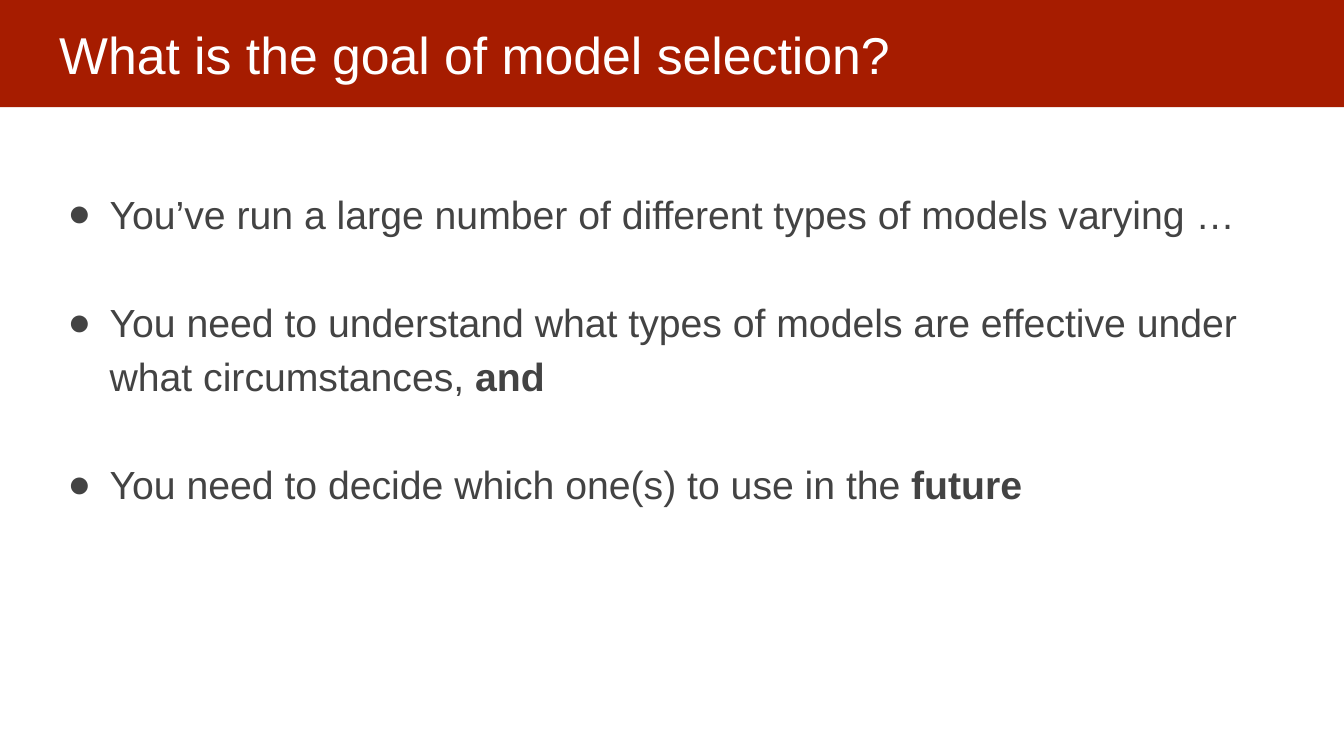
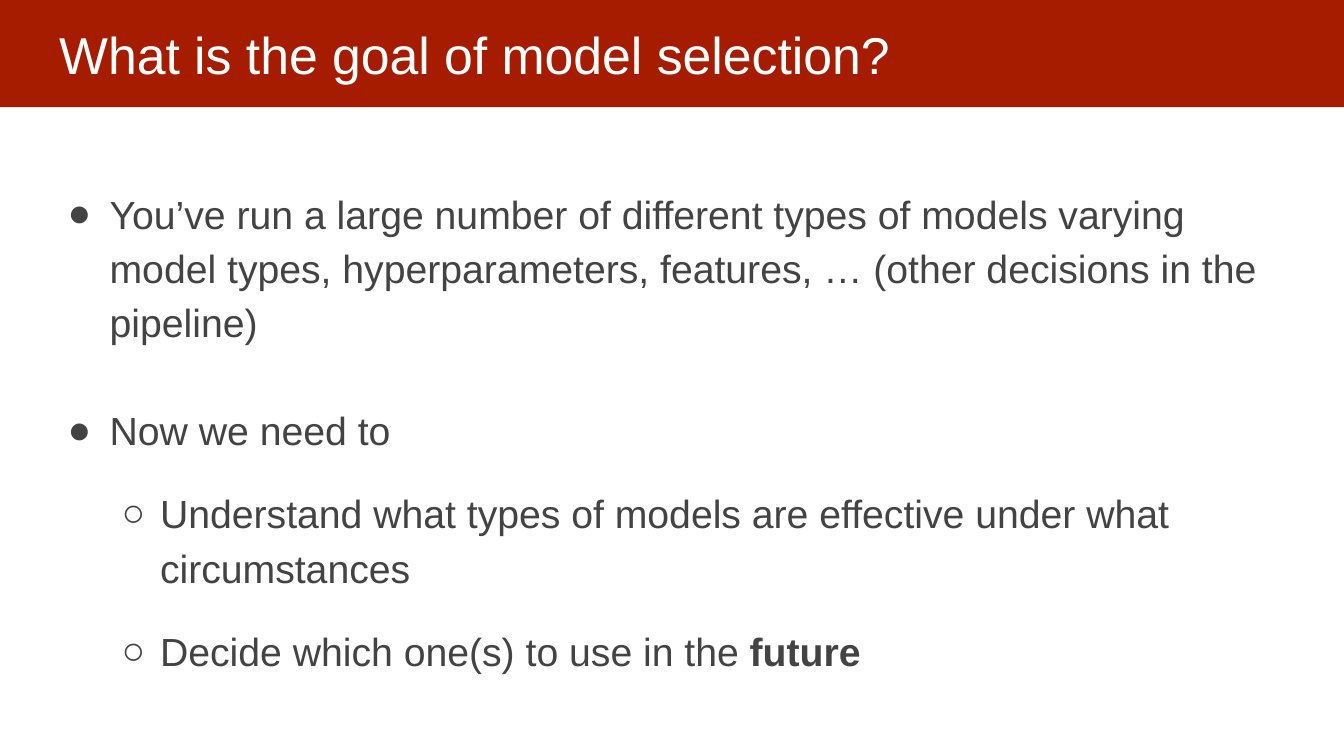
Before and after one commit to dssg/MLinPractice, a slide deck: slide 7 of Lectures/Lecture5-ModelSelection.pptx. Drawn at 1344x756 pixels with LibreOffice and Linux fonts; fonts in the diff are those of the drawing. Boxes give left, top, right and bottom in pixels: in the first picture for what was removed or moved away, otherwise in the second. Text is boxed around its words. In the diff, an @@ line names an element or a change of style, - is before the commit and + after.

Commit message:
updated model selection

```diff
--- a/Lectures/Lecture5-ModelSelection.pptx
+++ b/Lectures/Lecture5-ModelSelection.pptx
@@ text at <box>110,200,1256,674</box>: text changed @@
-● You’ve run a large number of different types of models varying …
-● You need to understand what types of models are effective under what circumstances, and
-● You need to decide which one(s) to use in the future
+● You’ve run a large number of different types of models varying model types, hyperparameters, features, … (other decisions in the pipeline)
+● Now we need to
+  ○ Understand what types of models are effective under what circumstances
+  ○ Decide which one(s) to use in the future
```
Also in this commit, not shown: 3 other slides changed, 1 slide added.
